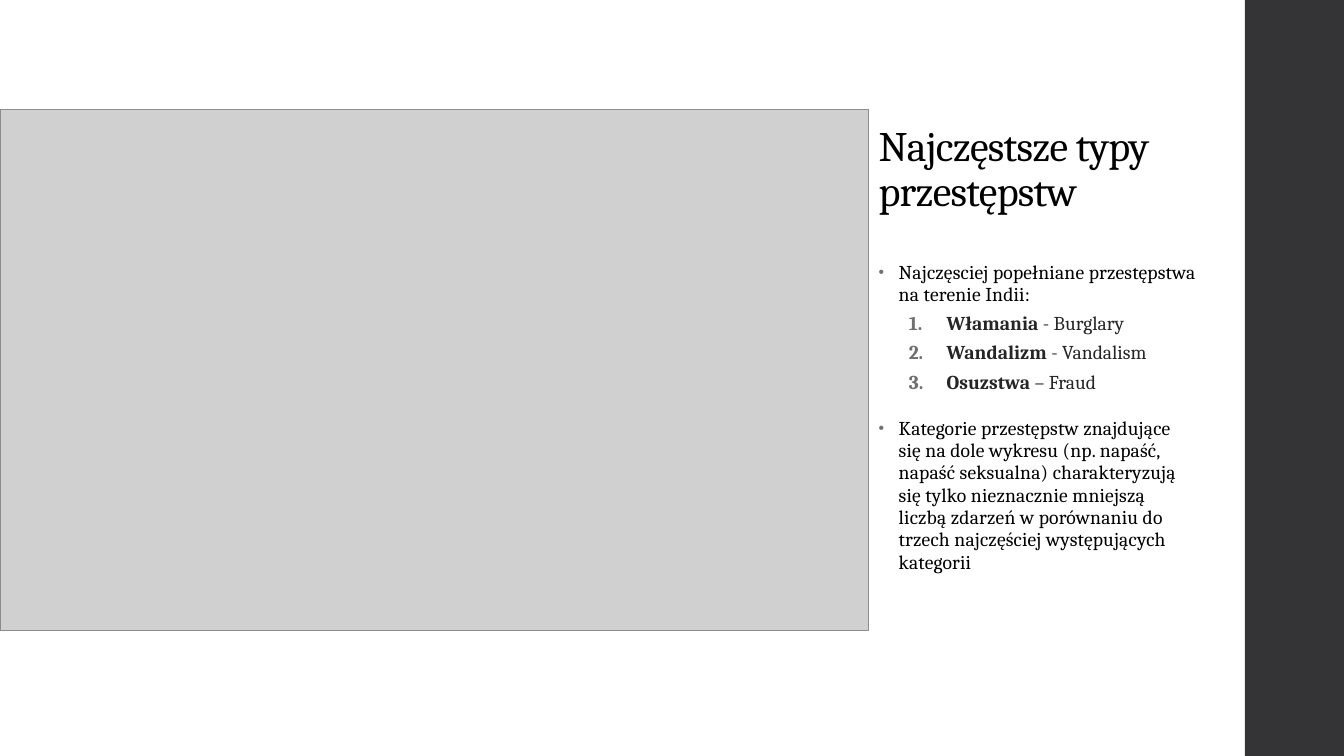
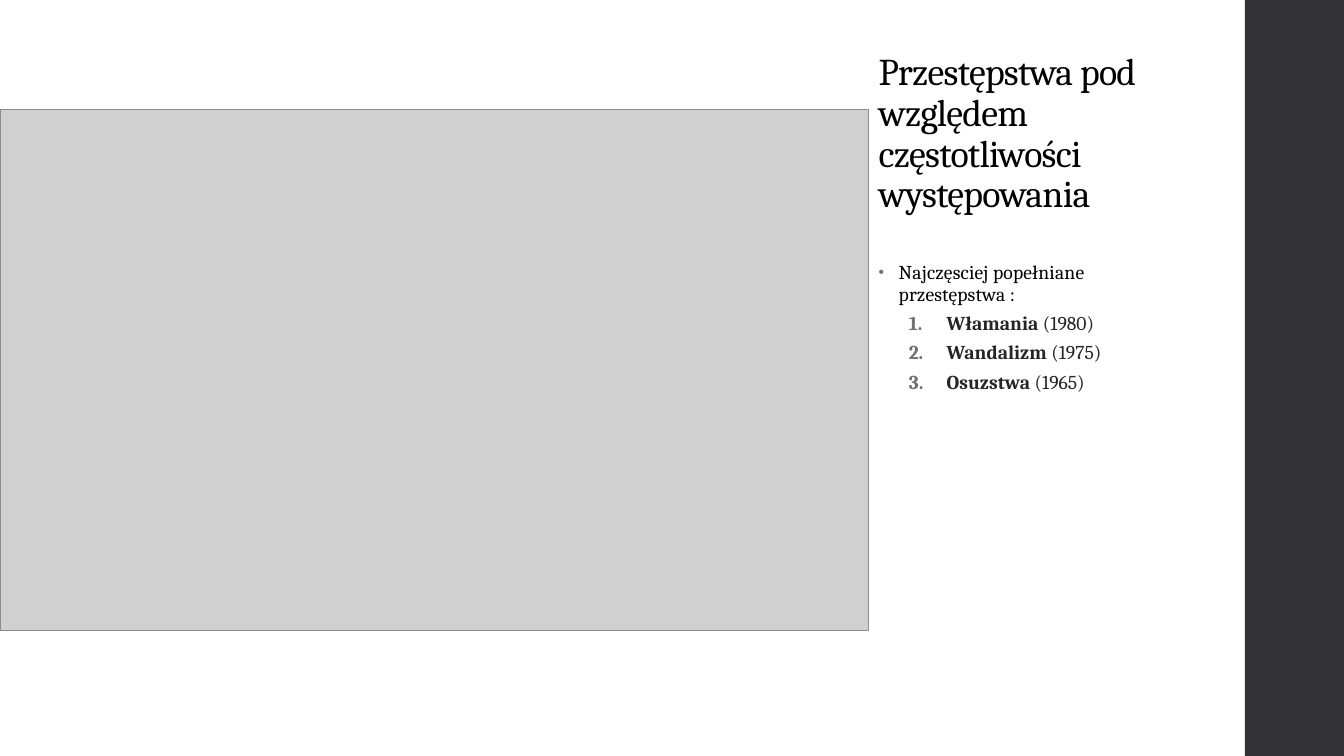
Before and after one commit to Mateusz-Marciniuk/crime_analiza_WSB, a slide deck: slide 5 of Analiza przestępczości w indiach.pptx. Drawn at 1344x756 pixels with LibreOffice and Linux fonts; fonts in the diff are those of the drawing; grey boxes stand for pictures. Boxes give left, top, right and bottom in pixels: in the first picture for what was removed or moved away, otherwise in the second. Text is boxed around its words. In the diff, an @@ line names an element or a change of style, - is before the commit and + after.

```diff
--- a/Analiza przestępczości w indiach.pptx
+++ b/Analiza przestępczości w indiach.pptx
@@ title at bbox=[879, 58, 1136, 216]: text changed; size 30 to 27 pt @@
-Najczęstsze typy przestępstw
+Przestępstwa pod względem częstotliwości występowania
@@ text at bbox=[899, 265, 1101, 392]: text changed; text colour #000000 to #262626 @@
-• Najczęsciej popełniane przestępstwa na terenie Indii:
-  1. Włamania - Burglary
-  2. Wandalizm - Vandalism
-  3. Osuzstwa – Fraud
-• Kategorie przestępstw znajdujące się na dole wykresu (np. napaść, napaść seksualna) charakteryzują się tylko nieznacznie mniejszą liczbą zdarzeń w porównaniu do trzech najczęściej występujących kategorii
+• Najczęsciej popełniane przestępstwa :
+  1. Włamania (1980)
+  2. Wandalizm (1975)
+  3. Osuzstwa (1965)
```
Also in this commit, not shown: 5 other slides changed, 1 slide added, 2 other files.
